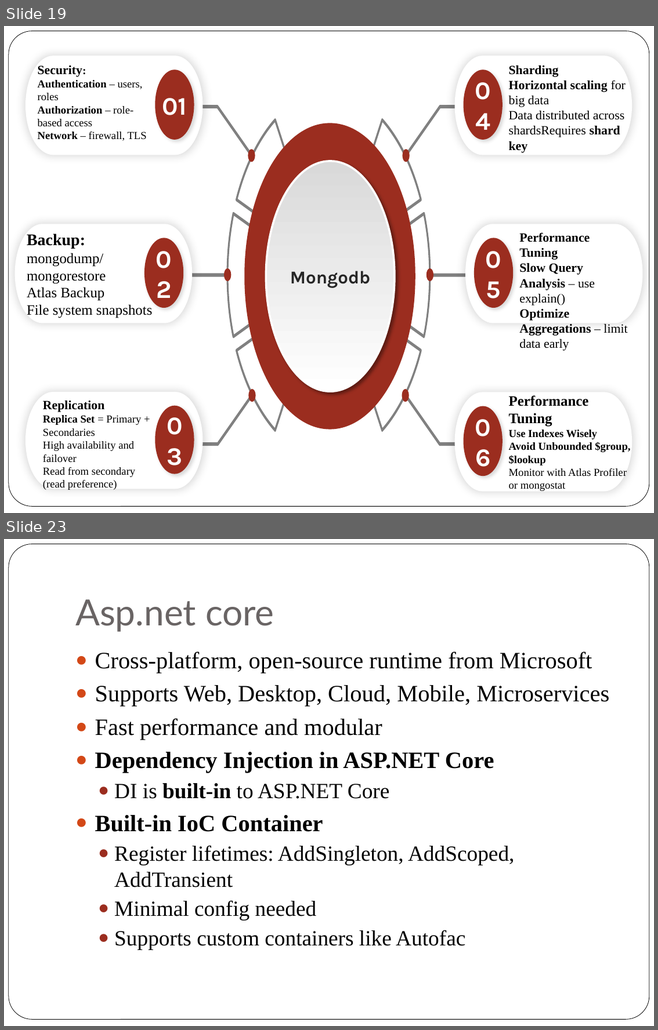
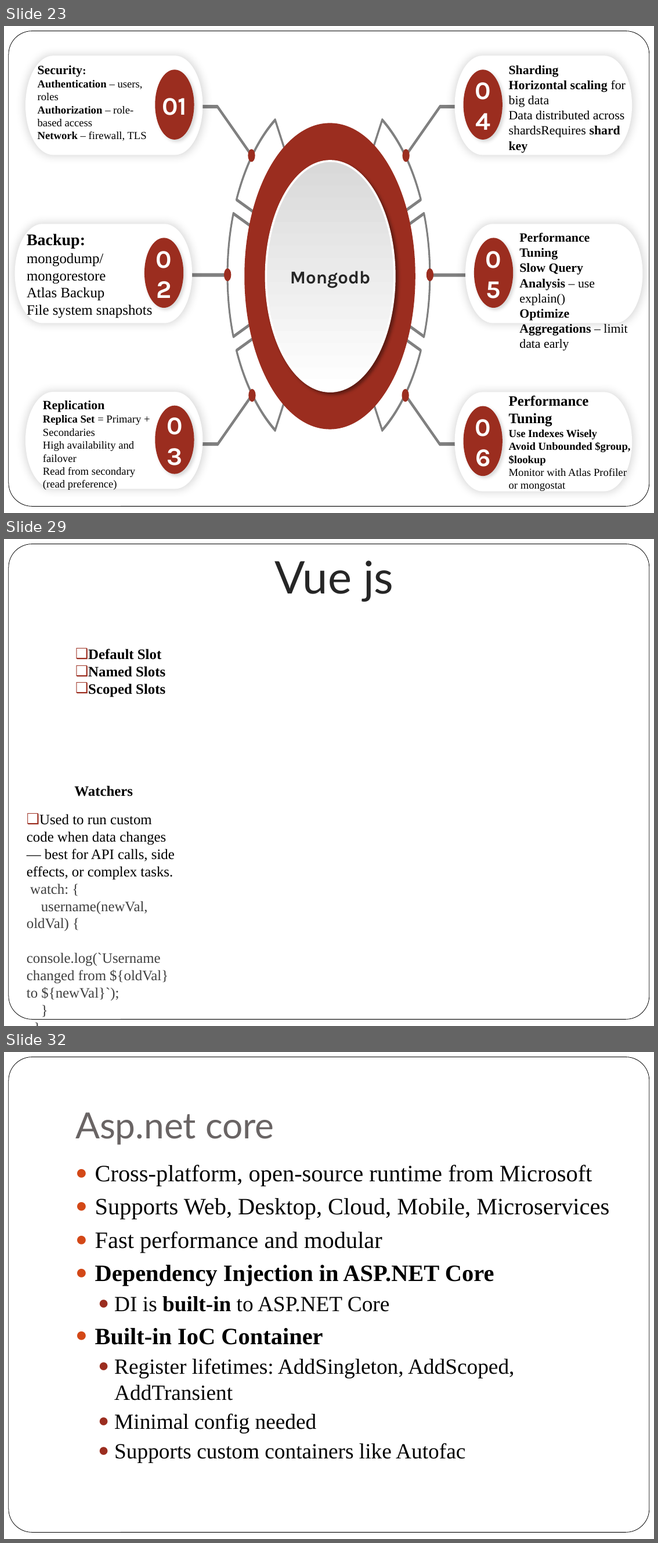
Before and after one commit to rosemarythomas994/VueR-assignment, a slide deck: Presentation Assignment.pptx. Shown one above the other, each under a label of ours: slides 19 and 23 before the commit, slides 23, 29 and 32 after it; the slides between them are not shown. The pictures are 658x1030 and 658x1543 pixels, drawn with LibreOffice and Linux fonts; fonts in the diff are those of the drawing. Boxes give left, top, right and bottom in pixels: in the first picture for what was removed or moved away, otherwise in the second. Text is boxed around its words. In the diff, an @@ line names an element or a change of style, - is before the commit and + after.

```diff
--- a/Presentation Assignment.pptx
+++ b/Presentation Assignment.pptx
@@ slide 29 added at box(4, 539, 654, 1026), background #FFFFFF; not listed: 1 template element that a slide beside it also shows @@
@@ text added at box(274, 560, 393, 601), 50 pt, text #262626 @@
+Vue js
@@ text added at box(88, 649, 165, 697), 16 pt, text #000000, bold @@
+❑ Default Slot
+❑ Named Slots
+❑ Scoped Slots
@@ text added at box(74, 785, 133, 797), 16 pt, text #000000, bold @@
+Watchers
@@ text added at box(27, 814, 175, 1001), 16 pt, text #404040 @@
+❑ Used to run custom code when data changes — best for API calls, side effects, or complex tasks.
+watch: {
+username(newVal, oldVal) {
+console.log(`Username changed from ${oldVal} to ${newVal}`);
+}
+}
@@ what was slide 19 is now slide 23 @@
@@ what was slide 23 is now slide 32 @@
```
Also in this commit, not shown: 6 slides changed, 12 other slides added, 4 slides removed, 20 other files.
